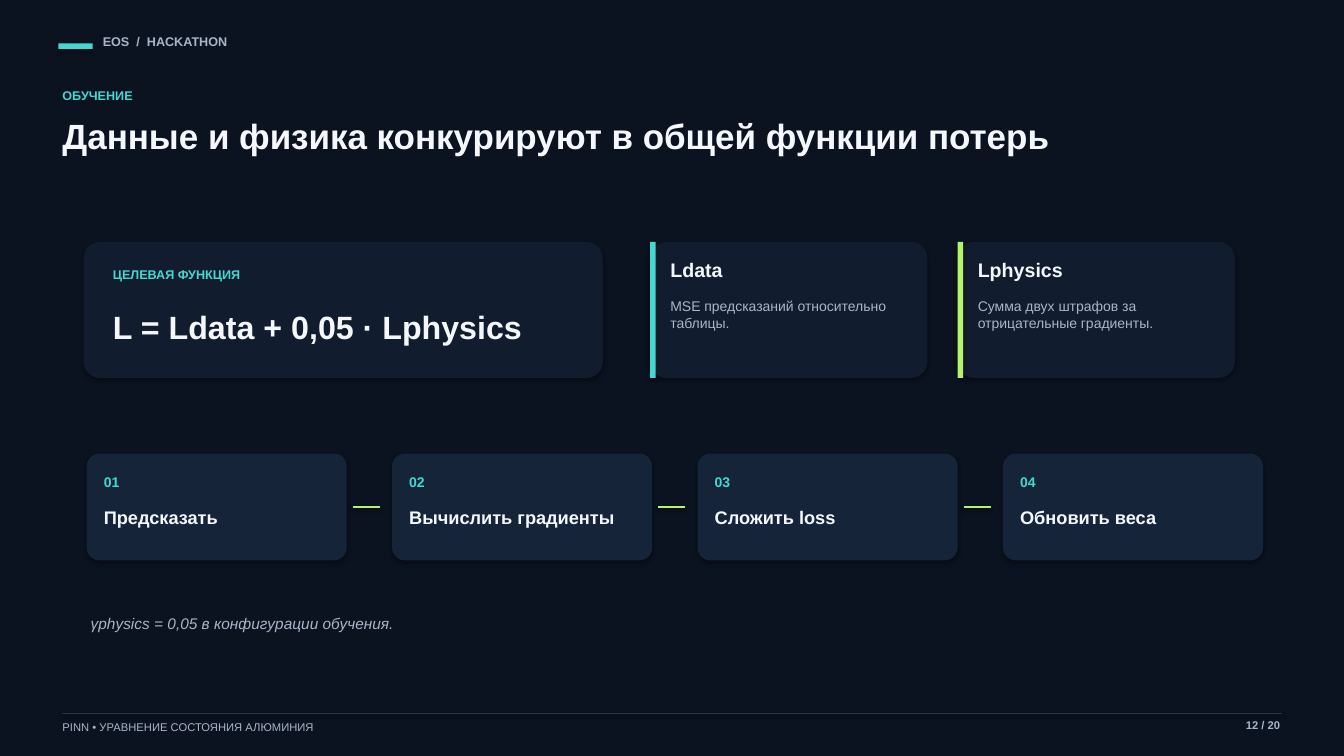
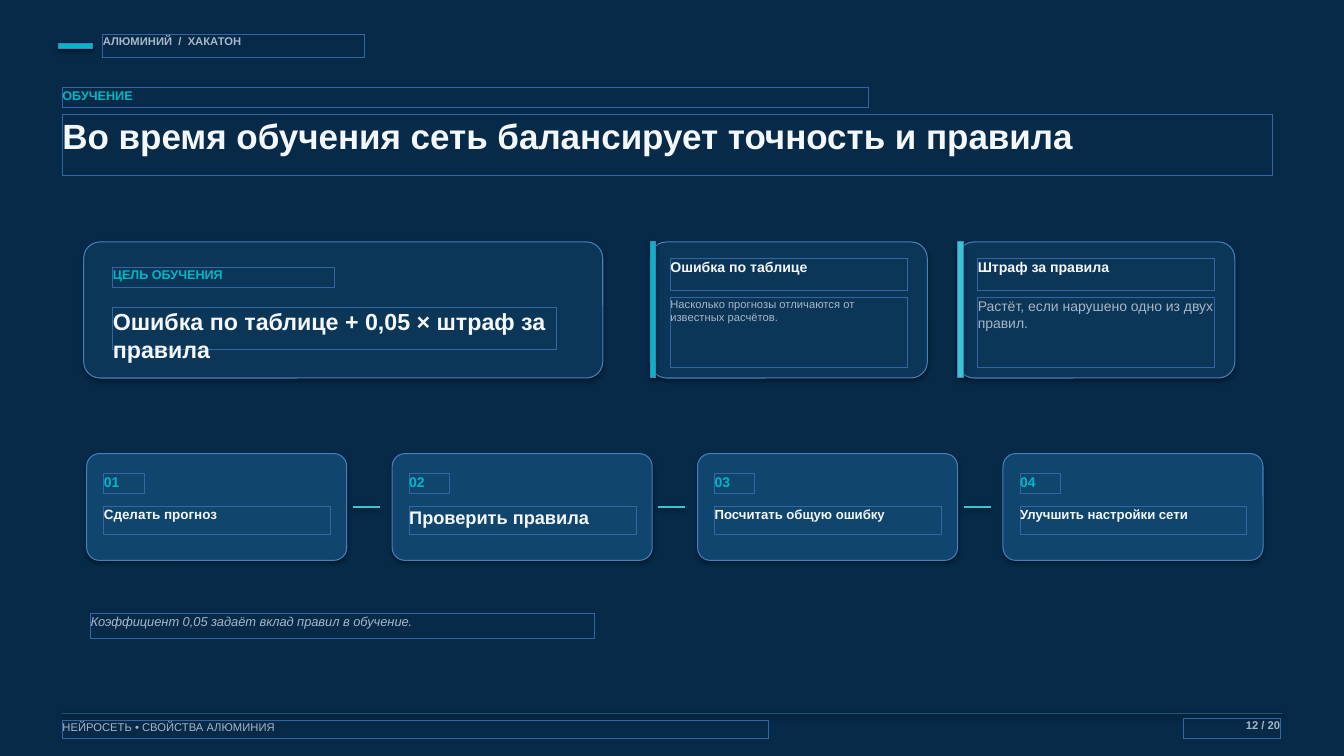
Before and after one commit to AtesiT/testPresentation, a slide deck: slide 12 of Презентация_хакатон_EOS_алюминия.pptx. Drawn at 1344x756 pixels with LibreOffice and Linux fonts; fonts in the diff are those of the drawing. Boxes give left, top, right and bottom in pixels: in the first picture for what was removed or moved away, otherwise in the second. Text is boxed around its words. In the diff, an @@ line names an element or a change of style, - is before the commit and + after.

```diff
--- a/Презентация_хакатон_EOS_алюминия.pptx
+++ b/Презентация_хакатон_EOS_алюминия.pptx
@@ background #0B1220 to #062A48 @@
@@ rectangle at (58, 43, 93, 49): fill #46D7D0 to #00B7C7 @@
@@ text at (103, 36, 241, 45): text changed; size 9 to 8 pt @@
-EOS / HACKATHON
+АЛЮМИНИЙ / ХАКАТОН
@@ text at (62, 121, 1072, 156): text changed @@
-Данные и физика конкурируют в общей функции потерь
+Во время обучения сеть балансирует точность и правила
@@ rectangle at (650, 242, 656, 378): fill #46D7D0 to #00B7C7 @@
@@ text at (670, 260, 807, 275): text changed; size 14 to 10.1 pt @@
-Ldata
+Ошибка по таблице
@@ fill #111D2E to #0B3658 in 3 elements at (84, 242, 603, 378), (650, 242, 928, 378), (958, 242, 1235, 378) @@
@@ rectangle at (958, 242, 964, 378): fill #B6F36B to #35C7D2 @@
@@ text at (978, 261, 1109, 275): text changed; size 14 to 10.1 pt @@
-Lphysics
+Штраф за правила
@@ text at (113, 270, 223, 282): text changed; text colour #46D7D0 to #00B7C7 @@
-ЦЕЛЕВАЯ ФУНКЦИЯ
+ЦЕЛЬ ОБУЧЕНИЯ
@@ text at (670, 299, 854, 324): text changed; size 10 to 8 pt @@
-MSE предсказаний относительно таблицы.
+Насколько прогнозы отличаются от известных расчётов.
@@ text at (113, 313, 545, 363): text changed; size 23 to 16.6 pt @@
-L = Ldata + 0,05 · Lphysics
+Ошибка по таблице + 0,05 × штраф за правила
@@ text at (978, 301, 1213, 331): text changed @@
-Сумма двух штрафов за отрицательные градиенты.
+Растёт, если нарушено одно из двух правил.
@@ fill #16243A to #10466D in 4 elements at (87, 454, 347, 561), (392, 454, 652, 561), (698, 454, 958, 561), (1003, 454, 1263, 561) @@
@@ text colour #46D7D0 to #00B7C7 in 5 elements at (62, 90, 132, 103), (104, 477, 120, 487), (409, 476, 425, 491), (715, 477, 731, 487), (1020, 476, 1036, 491) @@
@@ text at (104, 509, 217, 522): text changed; size 13 to 9.5 pt @@
-Предсказать
+Сделать прогноз
@@ line (353, 507) - (380, 507): stroke #B6F36B 1.5 pt to #35C7D2 1.5 pt @@
@@ line (658, 507) - (686, 507): stroke #B6F36B 1.5 pt to #35C7D2 1.5 pt @@
@@ text at (715, 509, 885, 522): text changed; size 13 to 9.4 pt @@
-Сложить loss
+Посчитать общую ошибку
@@ line (964, 507) - (991, 507): stroke #B6F36B 1.5 pt to #35C7D2 1.5 pt @@
@@ text at (1020, 508, 1188, 522): text changed; size 13 to 9.4 pt @@
-Обновить веса
+Улучшить настройки сети
@@ text at (409, 510, 589, 528): text changed @@
-Вычислить градиенты
+Проверить правила
@@ text at (91, 616, 412, 629): text changed; size 11 to 9.2 pt @@
-γphysics = 0,05 в конфигурации обучения.
+Коэффициент 0,05 задаёт вклад правил в обучение.
@@ line (63, 714) - (1282, 714): stroke #25354B 0.8 pt to #28516D 0.8 pt @@
@@ text at (62, 723, 275, 734): text changed @@
-PINN • УРАВНЕНИЕ СОСТОЯНИЯ АЛЮМИНИЯ
+НЕЙРОСЕТЬ • СВОЙСТВА АЛЮМИНИЯ
```
Also in this commit, not shown: 19 other slides changed.
